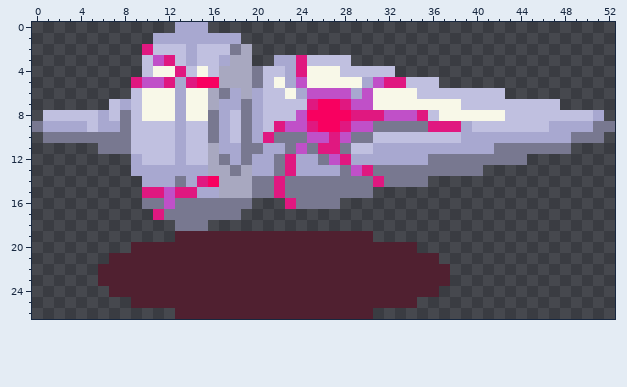
Pixel-art sprite, stored at Xbox360Game2/Content/Sprites/Enemies/lance7.png. Above: the version before the commit.
The file is 53x27 pixels.
Now the later version:
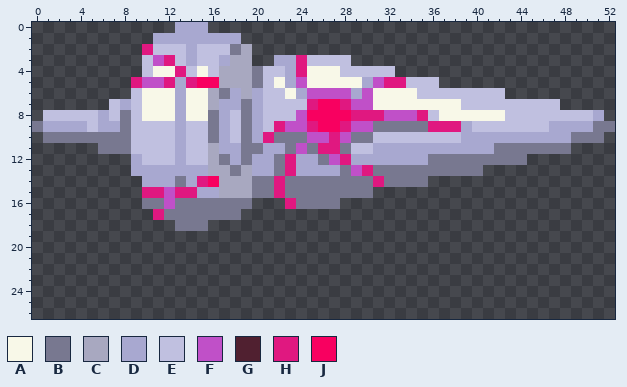
Palette (. is transparent): A #f8f8e8  B #787890  C #a8a8c0  D #a8a8d0  E #c0c0e0  F #c050c8  G #502030  H #e01880  J #f80060
What changed:
Changed rows in their new state; - is an unchanged pixel.
first column x 6:
19 -------..................-------
20 ---..........................---
21 -..............................-
22 ................................
23 ................................
24 -..............................-
25 ---..........................---
26 -------..................-------
